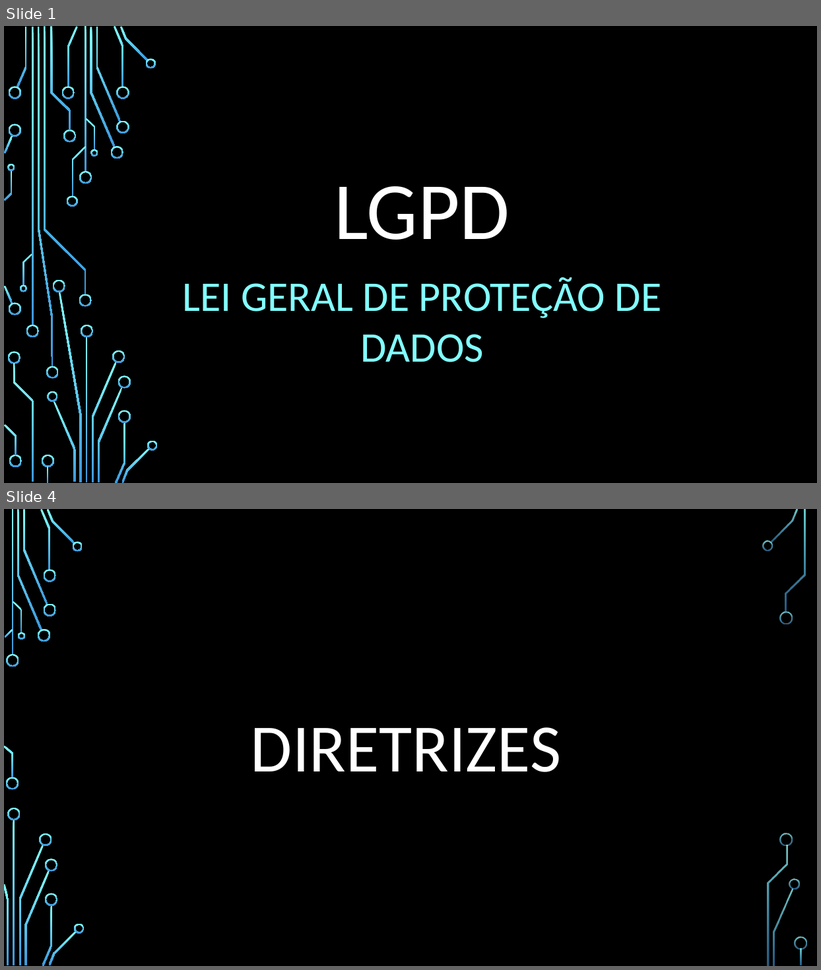
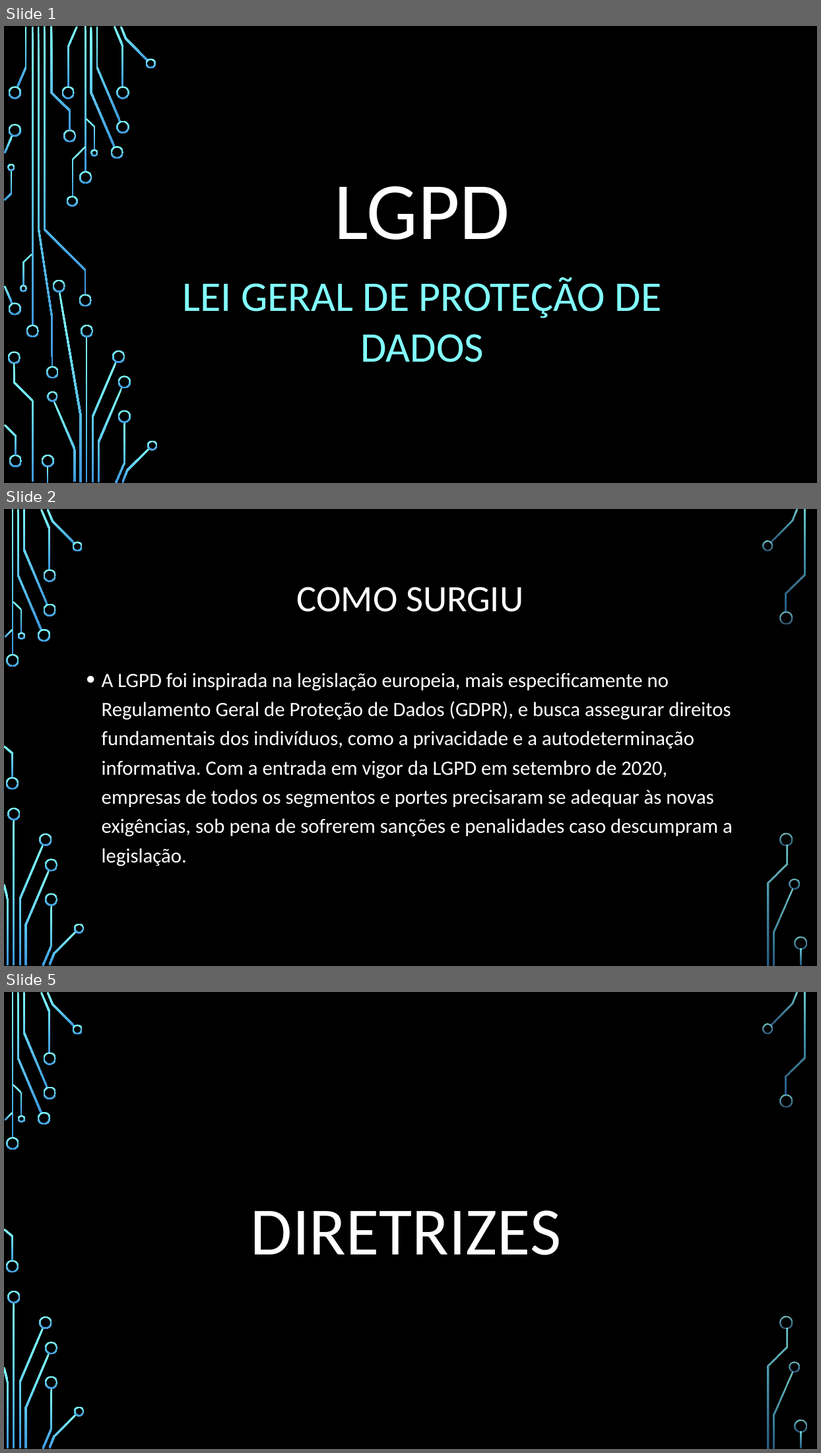
Before and after one commit to MauricioSanto/Meu-Curso-fullstack, a slide deck: Módulo 03/Back-End/aula01/apresentaçao power point LGPD/lgpd.pptx. Shown one above the other, each under a label of ours: slides 1 and 4 before the commit, slides 1, 2 and 5 after it; the slides between them are not shown. The pictures are 821x970 and 821x1453 pixels, drawn with LibreOffice and Linux fonts; fonts in the diff are those of the drawing; background and template pictures are left out. Boxes give left, top, right and bottom in pixels: in the first picture for what was removed or moved away, otherwise in the second. Text is boxed around its words. In the diff, an @@ line names an element or a change of style, - is before the commit and + after.

```diff
--- a/Módulo 03/Back-End/aula01/apresentaçao power point LGPD/lgpd.pptx
+++ b/Módulo 03/Back-End/aula01/apresentaçao power point LGPD/lgpd.pptx
@@ slide 2 added at <box>4,509,817,966</box>, background picture (left out); not listed: 36 template elements that a slide beside it also shows @@
@@ title added at <box>297,587,523,612</box>, 44 pt, text #FFFFFF @@
+COMO SURGIU
@@ text added at <box>102,673,733,867</box>, 24 pt, text #FFFFFF @@
+• A LGPD foi inspirada na legislação europeia, mais especificamente no Regulamento Geral de Proteção de Dados (GDPR), e busca assegurar direitos fundamentais dos indivíduos, como a privacidade e a autodeterminação informativa. Com a entrada em vigor da LGPD em setembro de 2020, empresas de todos os segmentos e portes precisaram se adequar às novas exigências, sob pena de sofrerem sanções e penalidades caso descumpram a legislação.
@@ what was slide 4 is now slide 5 @@
```
Also in this commit, not shown: 7 slides changed, 4 other slides added.
